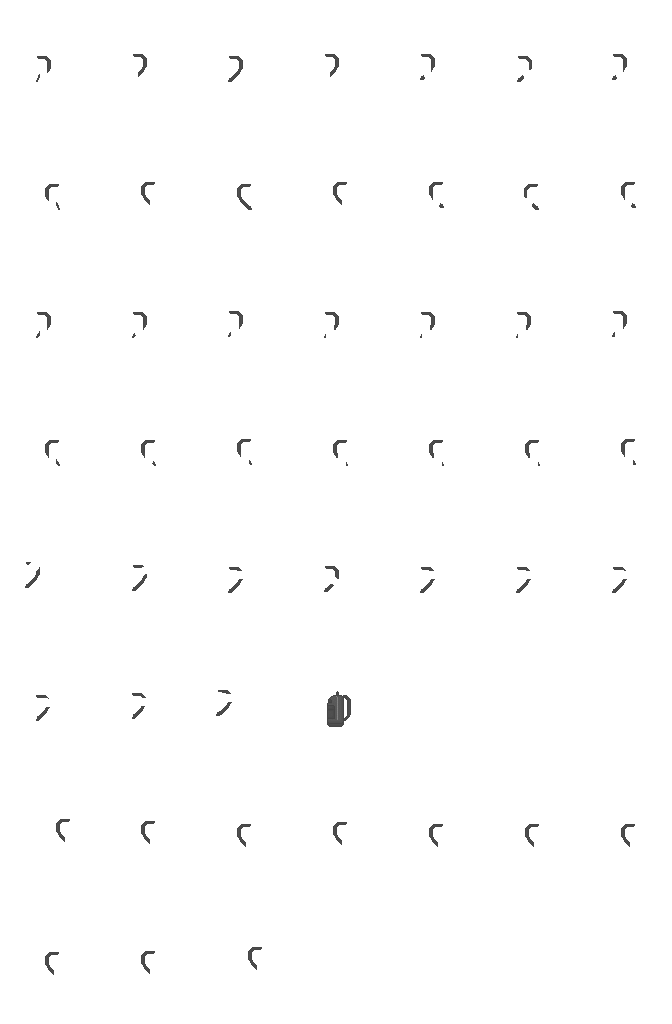
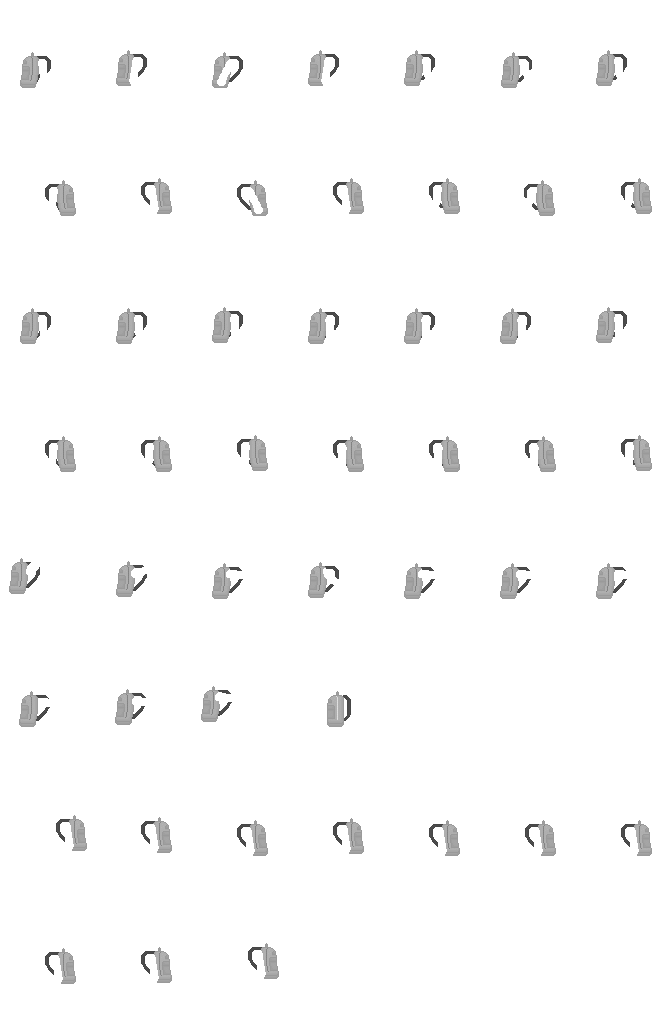
Revision of a layered (672, 1024) image; what changed, layer by layer:
added layer "backpack front brown" above "backpack back brown" over box(26, 54, 635, 975)
added layer "backpack back brown" above "backpack front black" over box(9, 50, 652, 984)
renamed "backpack front" to "backpack front gray", hid it over box(25, 54, 636, 975)
